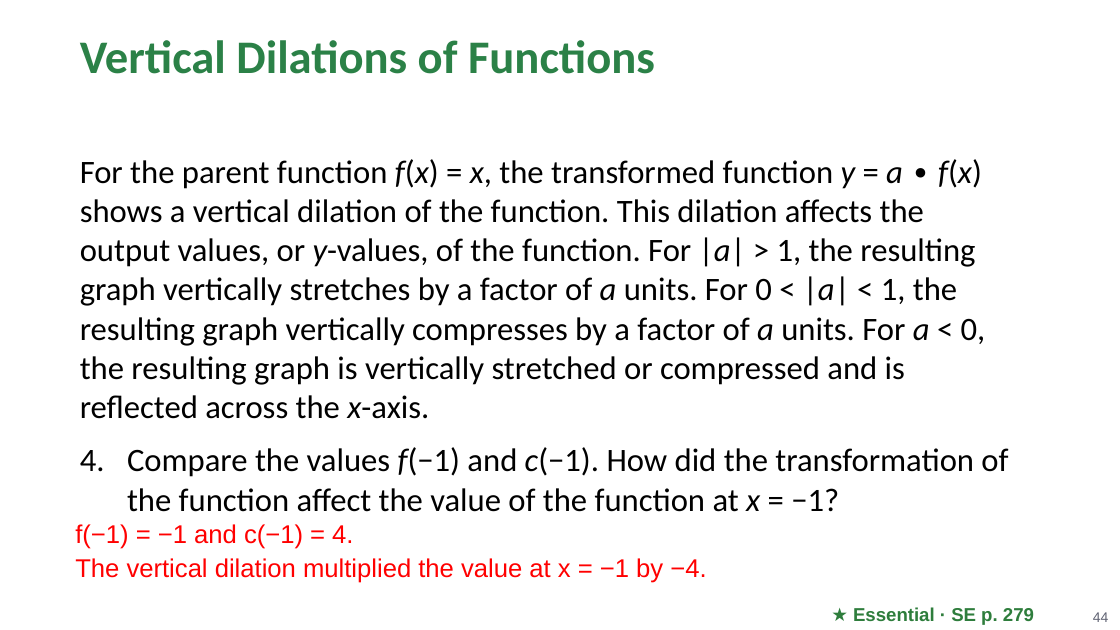
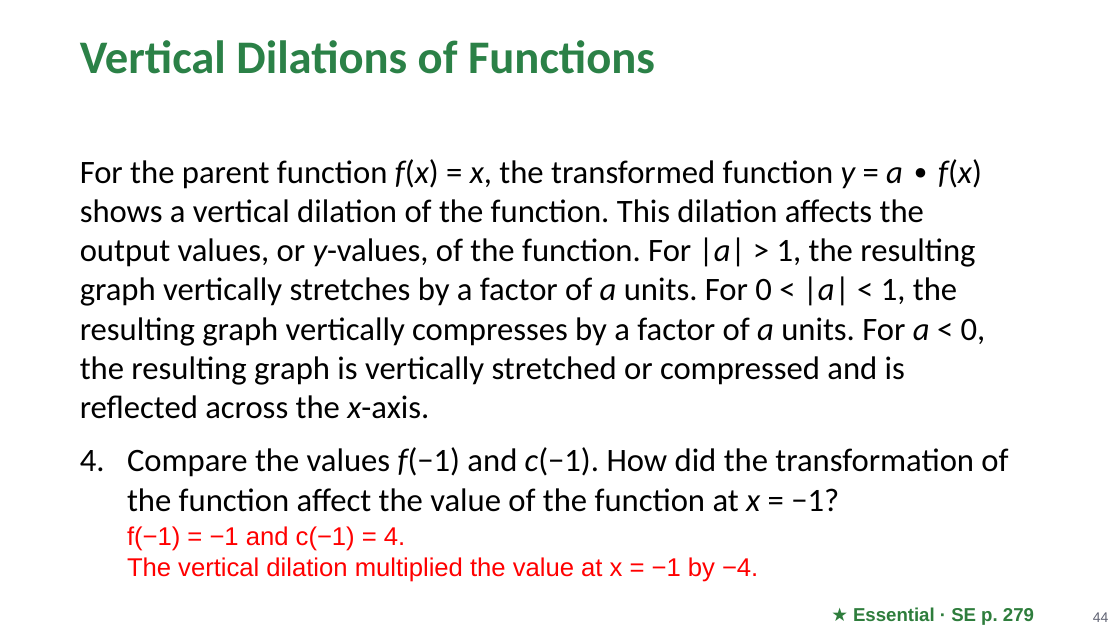
Before and after one commit to Apolloat2022/Algebra1M2U1L4, a slide deck: slide 44 of Module 2 topic 2/BLMathematics_AlgI_M2_T2_L1_LessonSlides_ENG_with_answers.pptx. Drawn at 1120x630 pixels with LibreOffice and Linux fonts; fonts in the diff are those of the drawing; background and template pictures are left out. Boxes give left, top, right and bottom in pixels: in the first picture for what was removed or moved away, otherwise in the second. Text is boxed around its words. In the diff, an @@ line names an element or a change of style, - is before the commit and + after.

```diff
--- a/Module 2 topic 2/BLMathematics_AlgI_M2_T2_L1_LessonSlides_ENG_with_answers.pptx
+++ b/Module 2 topic 2/BLMathematics_AlgI_M2_T2_L1_LessonSlides_ENG_with_answers.pptx
@@ text removed at box(75, 524, 706, 583) @@
-f(−1) = −1 and c(−1) = 4.
-The vertical dilation multiplied the value at x = −1 by −4.
@@ text at box(127, 526, 758, 582): paragraph added @@
+  f(−1) = −1 and c(−1) = 4.
+  The vertical dilation multiplied the value at x = −1 by −4.
```
Also in this commit, not shown: 11 other slides changed, 4 other files.
